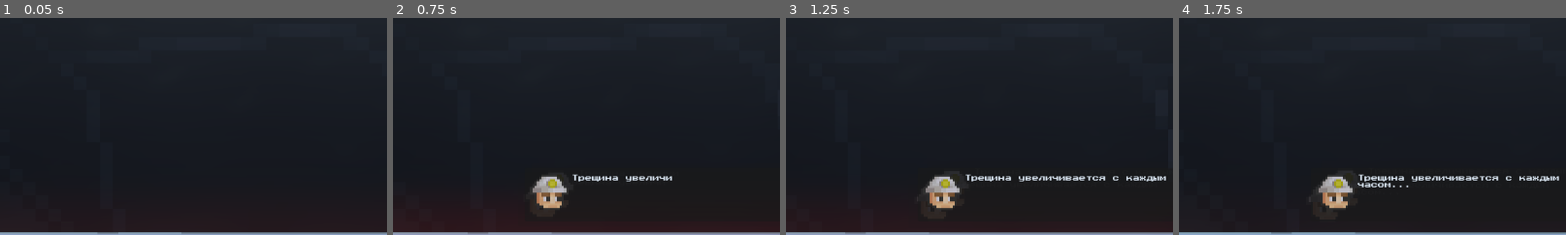
Above: before the commit, frames 1-4 (left to right).
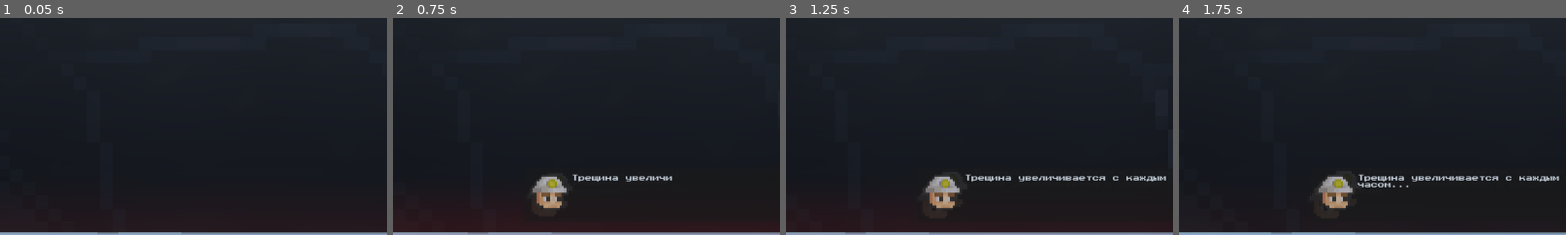
Above: after the commit, the same moments.

Repository: farisepi/fishhuyc
Game: Godot game, scene res://Fish Slaves/Base/Scenes/Levels/Act1AquariumLevel.tscn
Same seed, same stepped clock (60 frames per second), same inputs: the game is played once before the commit and once after it. This scene is started directly instead of the project's main scene. Sound files missing from this copy of the repository are replaced by a short silence.
Inputs (mouse positions are % of the whole screen's width and height, from its top left):
- Up to frame 1 (0.05 s): no input
- Up to frame 2 (0.75 s): tap Enter (ui_accept) at 0.5 s; move the mouse to (72, 45) at 0.52 s; hold Right (ui_right) from 0.53 s (still down); hold Right mouse button (Parry) from 0.53 s (still down); click (72, 45) at 0.67 s
- Up to frame 3 (1.25 s): keep holding Right (ui_right); keep holding Right mouse button (Parry); tap Space (jump) at 0.77 s
- Up to frame 4 (1.75 s): release Right (ui_right) at 1.25 s; release Right mouse button (Parry) at 1.25 s; drag from (30, 55) to (58, 95) at 1.27 s
The pictures show only the part of the screen within x 16-66%, y 50-100%; the shares and areas given below are measured in that part.

Frame 1 is identical in both runs. In frame 2, 0.1% of the frame differs, in the area x 38-72%, y 72-88%; in frame 3, 0.2%; in frame 4, 0.2%, in the area x 41-98%, y 72-85%.

Commit message:
спрайт ученого меньше

Diff:
--- a/Fish Slaves/Base/Scenes/Levels/Act1AquariumLevel.tscn
+++ b/Fish Slaves/Base/Scenes/Levels/Act1AquariumLevel.tscn
@@ -590,7 +590,7 @@
 script = ExtResource("4_4y1cg")
 
 [node name="Scientist1" type="Sprite2D" parent="." unique_id=81903625]
-position = Vector2(626.5509, 663.2565)
+position = Vector2(626.551, 625.581)
 scale = Vector2(2.16956, 2.1695597)
 texture = ExtResource("5_avqyc")
 offset = Vector2(0, 5)
Not shown: 1 places in Fish Slaves/Base/Scenes/Levels/Act1AquariumLevel.tscn that only renumber resources
Not shown: 1 places in Fish Slaves/Base/TileSet/collision_tileset.tres that only renumber resources
Binary file changed: Fish Slaves/Textures/Characters/Scientist/ScientistIdle/ScientistIdle1.png
Binary file changed: Fish Slaves/Textures/Characters/Scientist/ScientistIdle/ScientistIdle2.png
